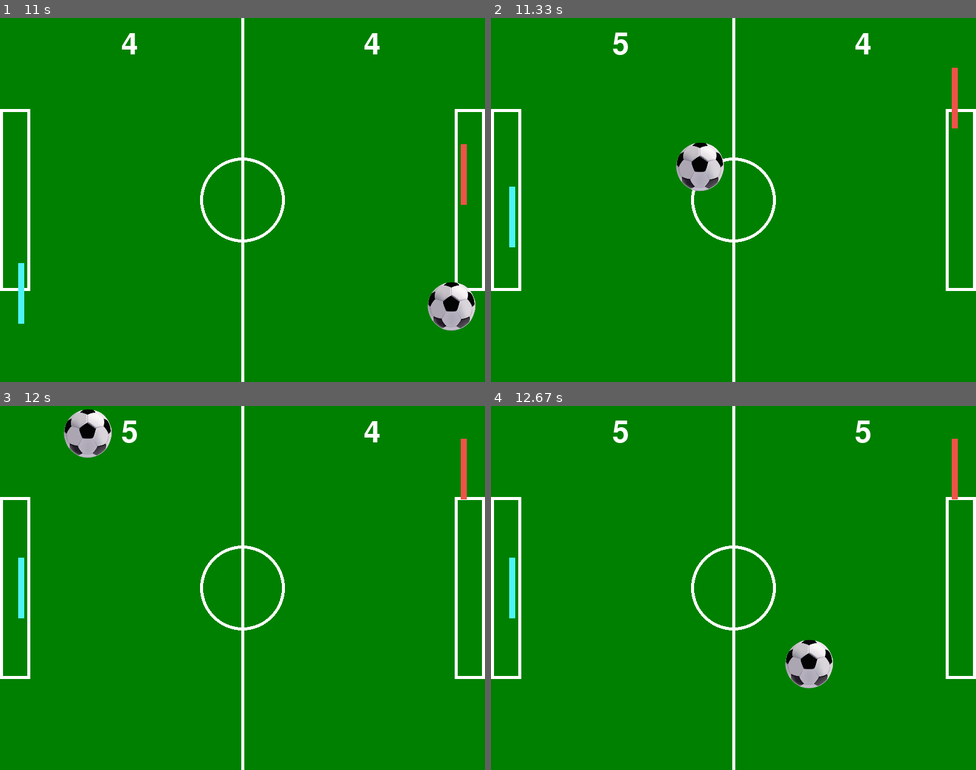
Above: before the commit, frames 1-4 (two rows, left to right).
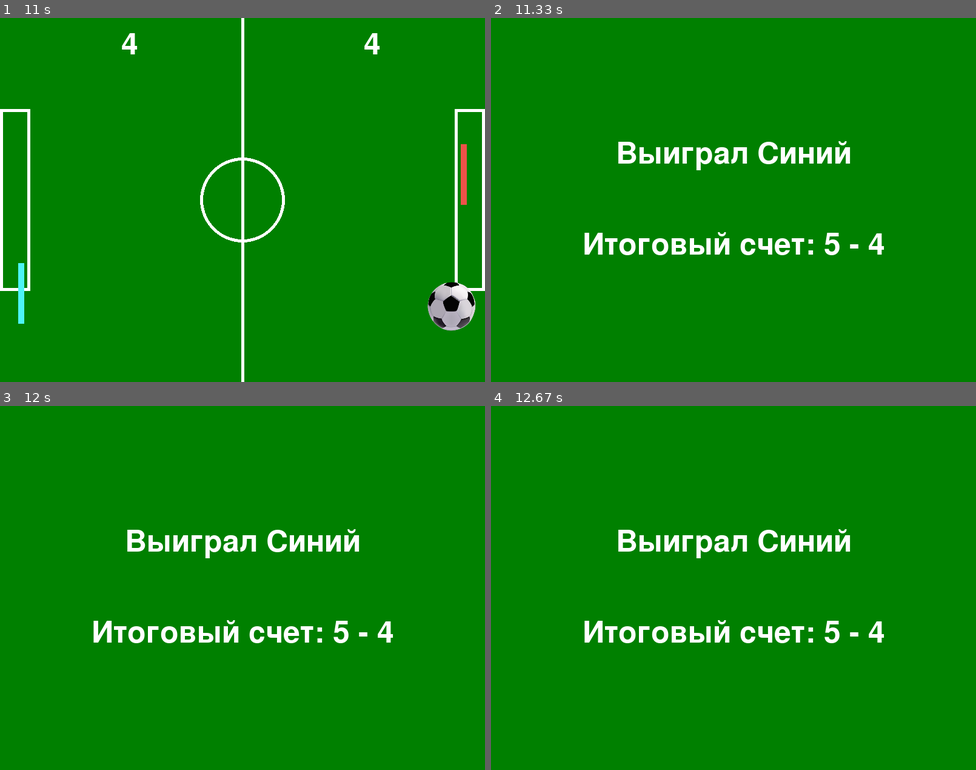
Above: after the commit, the same moments.

Repository: ibaragozz/lesson8-pygame
Game: pygame game, started from main.py
The game is run twice, just before and just after one commit, with the same random seed, the same clock (stepped at 60 frames per second) and the same inputs.
Inputs:
- Up to frame 1 (11 s): tap 1 at 0.33 s; hold Up 0.67-1.13 s; hold Down 1.17-1.53 s; hold S 1.17-1.53 s; hold Up 1.57-1.87 s; hold W 1.57-1.87 s; hold Down 1.9-2.2 s; hold S 1.9-2.2 s; hold Up 2.23-2.6 s; hold W 2.23-2.6 s; hold Down 2.63-3 s; hold S 2.63-3 s; hold Up 3.03-3.33 s; hold W 3.03-3.33 s; hold Down 3.37-3.67 s; hold S 3.37-3.67 s; hold Up 3.7-4.07 s; hold W 3.7-4.07 s; hold Down 4.1-4.47 s; hold S 4.1-4.47 s; hold Up 4.5-4.8 s; hold W 4.5-4.8 s; hold Down 4.83-5.13 s; hold S 4.83-5.13 s; hold Up 5.17-5.53 s; hold W 5.17-5.53 s; hold Down 5.57-5.93 s; hold S 5.57-5.93 s; hold Up 5.97-6.27 s; hold W 5.97-6.27 s; hold Down 6.3-6.6 s; hold S 6.3-6.6 s; hold Up 6.63-7 s; hold W 6.63-7 s; hold Down 7.03-7.4 s; hold S 7.03-7.4 s; hold Up 7.43-7.73 s; hold W 7.43-7.73 s; hold Down 7.77-8.07 s; hold S 7.77-8.07 s; hold Up 8.1-8.47 s; hold W 8.1-8.47 s; hold Down 8.5-8.87 s; hold S 8.5-8.87 s; hold Up 8.9-9.2 s; hold W 8.9-9.2 s; hold Down 9.23-9.53 s; hold S 9.23-9.53 s; hold Up 9.57-9.93 s; hold W 9.57-9.93 s; hold Down 9.97-10.33 s; hold S 9.97-10.33 s; hold Up 10.37-10.67 s; hold W 10.37-10.67 s; hold Down from 10.7 s (still down); hold S from 10.7 s (still down)
- Up to frame 2 (11.33 s): release Down at 11 s; release S at 11 s; hold Up from 11.03 s (still down); hold W from 11.03 s (still down)
- Up to frame 3 (12 s): release Up at 11.4 s; release W at 11.4 s
- Up to frame 4 (12.67 s): no input

Frame 1 is identical in both runs. In frame 2, 6.4% of the frame differs, in the area x 0-100%, y 0-100%; in frame 3, 6.8%; in frame 4, 6.8%.

Commit message:
jobs done

Diff:
--- a/main.py
+++ b/main.py
@@ -103,6 +103,16 @@
     right_text = font.render(str(score_right), True, WHITE)
     screen.blit(right_text, (WIDTH * 3 // 4, 20))
 
+# Функция для отображения сообщения о победе
+def show_winner(winner):
+    screen.fill(GREEN)
+    winner_text = font.render(f"Выиграл {winner}", True, WHITE)
+    score_text = font.render(f"Итоговый счет: {score_left} - {score_right}", True, WHITE)
+    screen.blit(winner_text, (WIDTH // 2 - winner_text.get_width() // 2, HEIGHT // 2 - 100))
+    screen.blit(score_text, (WIDTH // 2 - score_text.get_width() // 2, HEIGHT // 2 + 50))
+    pygame.display.flip()
+    pygame.time.wait(3000)  # Показать сообщение 3 секунды
+
 # Функция для отображения меню
 def show_menu():
     menu_font = pygame.font.Font(None, 74)
@@ -151,6 +161,13 @@
         move_paddles(keys)
         move_ball()
 
+        if score_left == 5:
+            show_winner("Синий")
+            return
+        if score_right == 5:
+            show_winner("Красный")
+            return
+
         draw_field()
         screen.blit(ball_img, ball)
         pygame.draw.rect(screen, BLUE, left_paddle)
